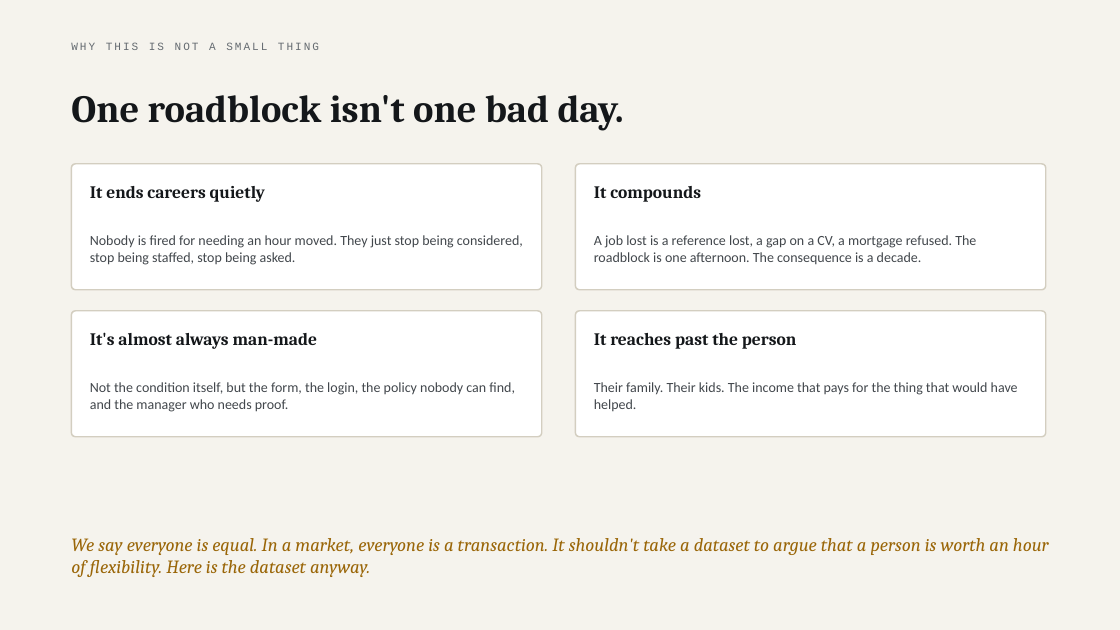
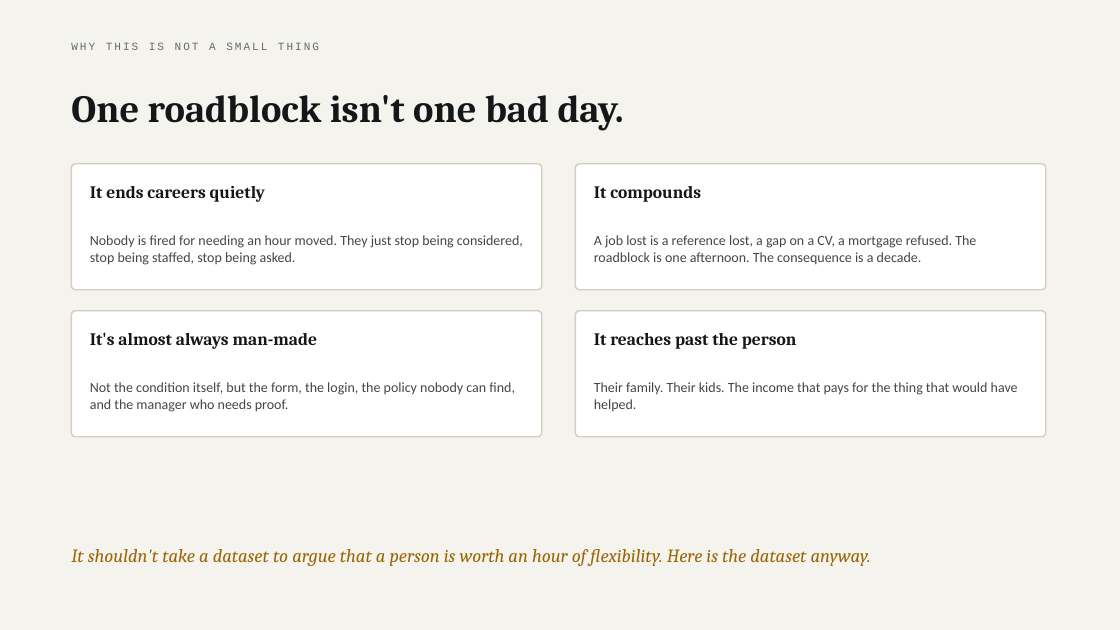
Before and after one commit to parthsevak2/curb-cut, a slide deck: slide 4 of deck/Curb-Cut.pptx. Drawn at 1120x630 pixels with LibreOffice and Linux fonts; fonts in the diff are those of the drawing. Boxes give left, top, right and bottom in pixels: in the first picture for what was removed or moved away, otherwise in the second. Text is boxed around its words. In the diff, an @@ line names an element or a change of style, - is before the commit and + after.

```diff
--- a/deck/Curb-Cut.pptx
+++ b/deck/Curb-Cut.pptx
@@ text at (x1=71, y1=549, x2=871, y2=566): text changed @@
-We say everyone is equal. In a market, everyone is a transaction. It shouldn't take a dataset to argue that a person is worth an hour of flexibility. Here is the dataset anyway.
+It shouldn't take a dataset to argue that a person is worth an hour of flexibility. Here is the dataset anyway.
```
Also in this commit, not shown: 13 other slides changed, 20 other files.
